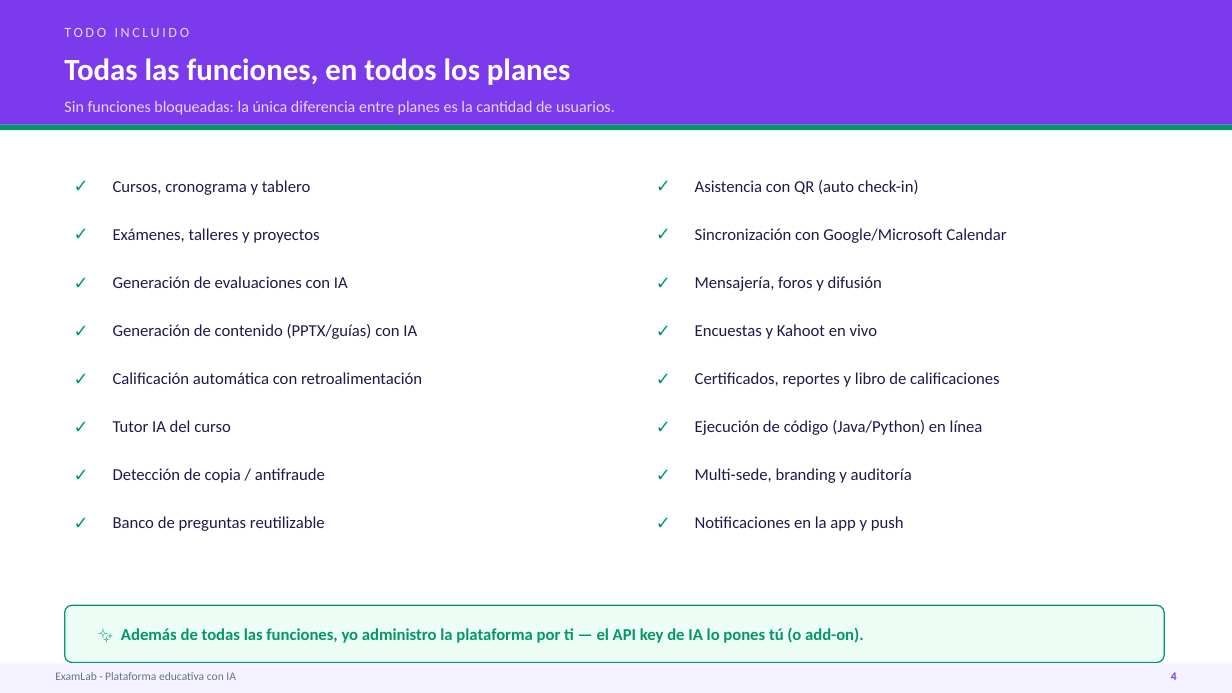
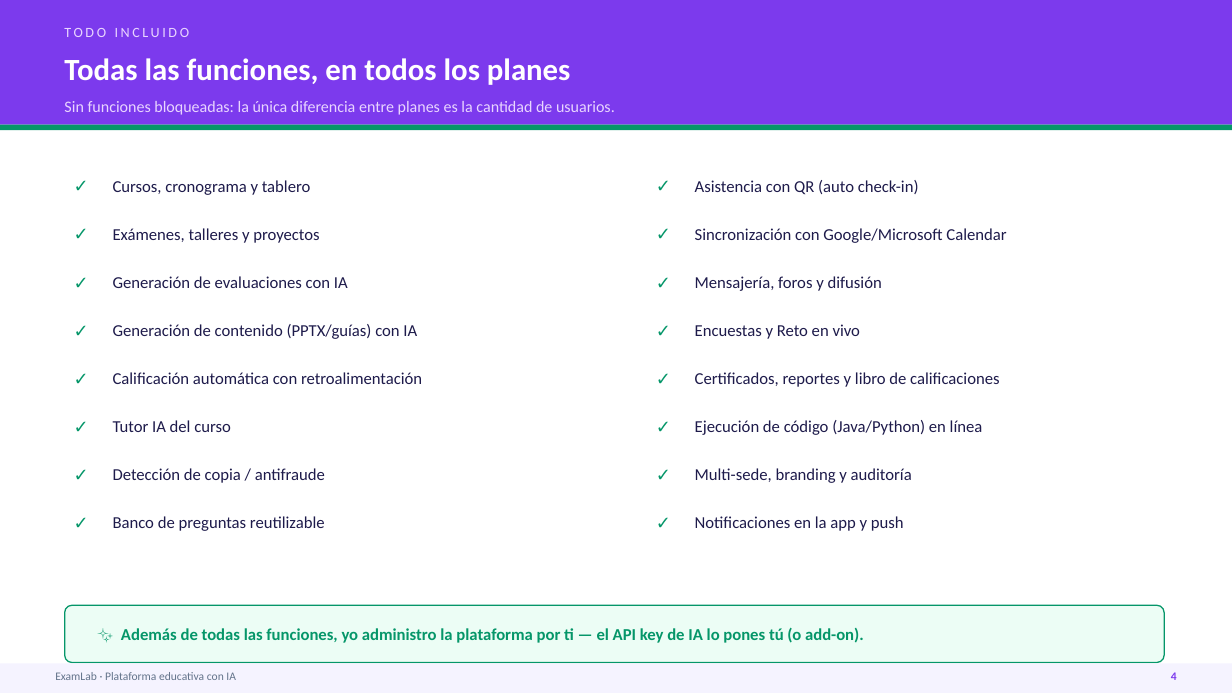
Before and after one commit to AndresDFX/examlab, a slide deck: slide 5 of docs/demos/presentacion/ExamLab-Presentacion-Comercial-Administrada.pptx. Drawn at 1232x693 pixels with LibreOffice and Linux fonts; fonts in the diff are those of the drawing. Boxes give left, top, right and bottom in pixels: in the first picture for what was removed or moved away, otherwise in the second. Text is boxed around its words. In the diff, an @@ line names an element or a change of style, - is before the commit and + after.

```diff
--- a/docs/demos/presentacion/ExamLab-Presentacion-Comercial-Administrada.pptx
+++ b/docs/demos/presentacion/ExamLab-Presentacion-Comercial-Administrada.pptx
@@ text at <box>695,324,861,339</box>: text changed @@
-Encuestas y Kahoot en vivo
+Encuestas y Reto en vivo
```
Also in this commit, not shown: 17 other files.
